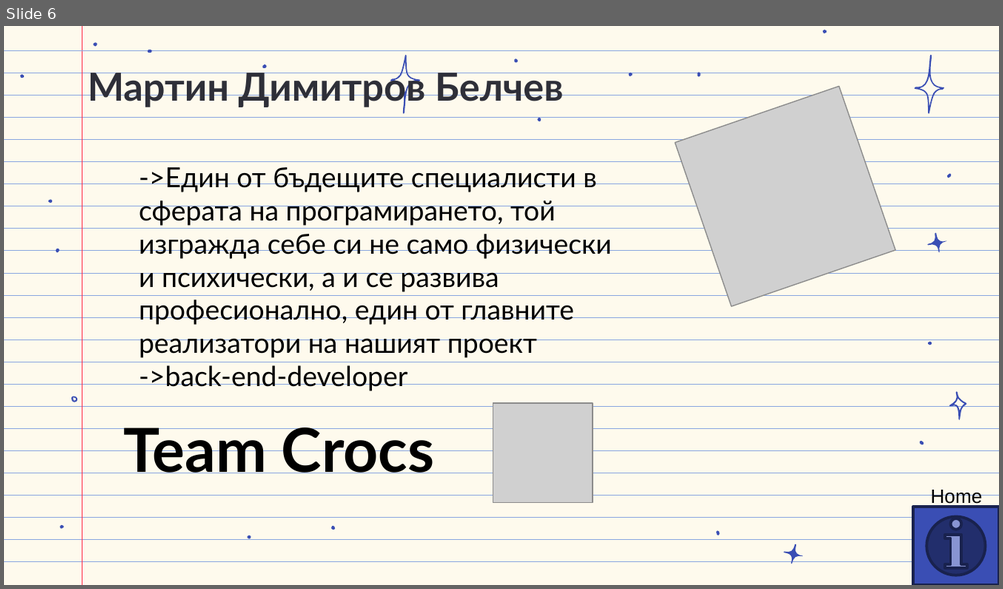
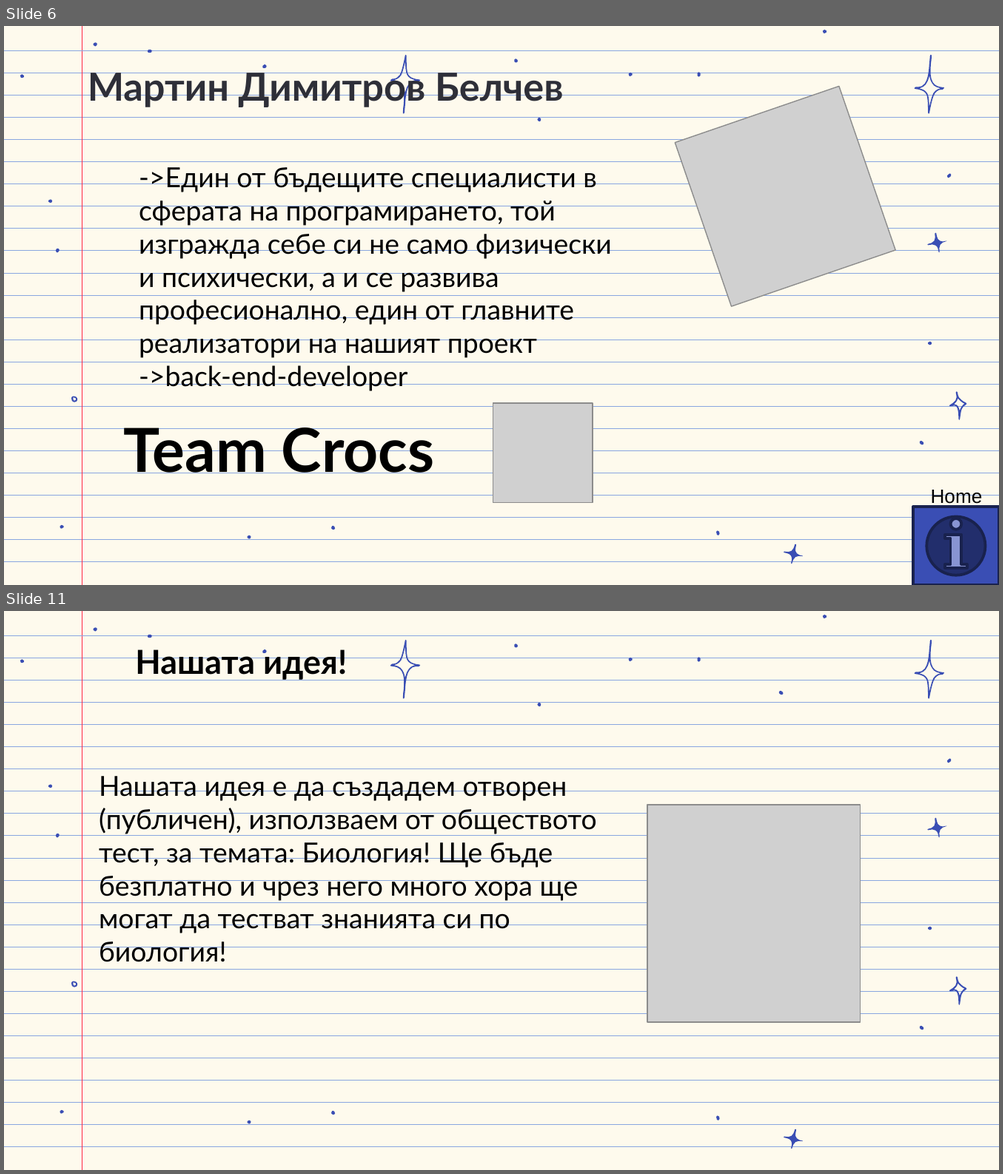
Before and after one commit to codingburgas/school-project-assignment-crocs, a slide deck: DigitalSchool documents/CrocsPresentation.pptx. Shown one above the other, each under a label of ours: slide 6 before the commit, slides 6 and 11 after it; the slides between them are not shown. The pictures are 1003x589 and 1003x1174 pixels, drawn with LibreOffice and Linux fonts; fonts in the diff are those of the drawing; grey boxes stand for pictures. Boxes give left, top, right and bottom in pixels: in the first picture for what was removed or moved away, otherwise in the second. Text is boxed around its words. In the diff, an @@ line names an element or a change of style, - is before the commit and + after.

```diff
--- a/DigitalSchool documents/CrocsPresentation.pptx
+++ b/DigitalSchool documents/CrocsPresentation.pptx
@@ slide 11 added at (x1=4, y1=611, x2=999, y2=1170), background #FEFAED; not listed: 52 template elements that a slide beside it also shows @@
@@ text added at (x1=135, y1=649, x2=347, y2=681), 24 pt, text #000000, bold @@
+Нашата идея!
@@ text added at (x1=99, y1=776, x2=597, y2=963), 20 pt, text #000000 @@
+Нашата идея е да създадем отворен (публичен), използваем от обществото тест, за темата: Биология! Ще бъде безплатно и чрез него много хора ще могат да тестват знанията си по биология!
@@ picture added at (x1=646, y1=805, x2=859, y2=1022) @@
```
Also in this commit, not shown: 3 slides changed, 1 other file.
